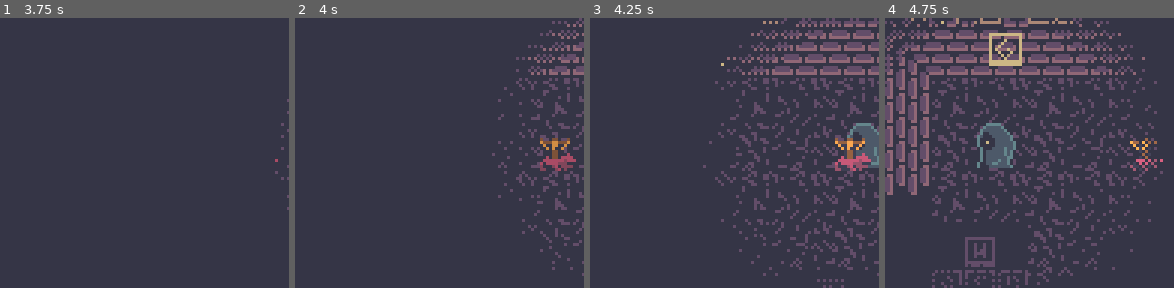
Above: before the commit, frames 1-4 (left to right).
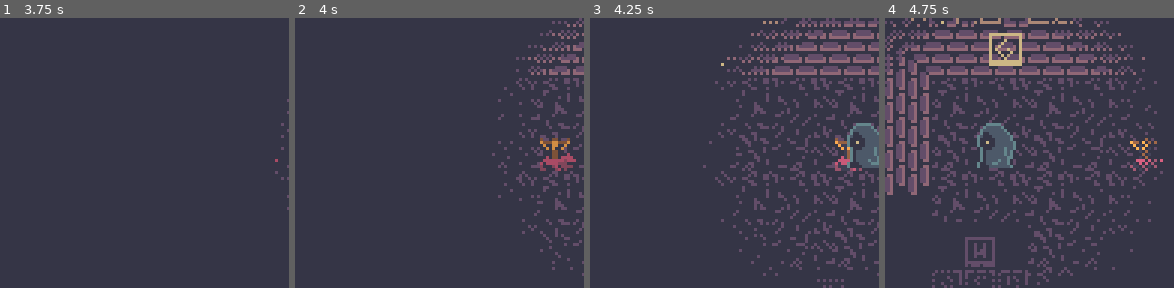
Above: after the commit, the same moments.

Repository: JoshuaKlot/gdg-game-jam-5
Game: Godot game, scene res://scene/game.tscn
Two runs of this game, one before a commit and one after it. Both use one fixed random seed, a clock stepped at 60 frames per second and the inputs below.
Inputs:
- Up to frame 1 (3.75 s): tap Enter at 0.5 s; hold D (p_right) 0.53-1.28 s; hold Space (p_cast) 0.53-1.28 s; hold S (p_down) 1.28-2.03 s; tap E (p_collect) at 1.35 s; hold D (p_right) 2.03-2.78 s; hold C (throw_toggle) 2.03-2.78 s; hold W (p_up) 2.78-3.53 s; tap Space (p_cast) at 2.85 s; hold A (p_left) from 3.53 s (still down); hold E (p_collect) from 3.53 s (still down)
- Up to frame 2 (4 s): keep holding A (p_left); keep holding E (p_collect)
- Up to frame 3 (4.25 s): keep holding A (p_left); keep holding E (p_collect)
- Up to frame 4 (4.75 s): keep holding A (p_left); release E (p_collect) at 4.28 s; tap C (throw_toggle) at 4.35 s
The pictures show only the part of the screen within x 9-59%, y 8-58%; the shares and areas given below are measured in that part.

Frames 1-2 are identical in both runs. In frame 3, 0.5% of the frame differs, in the area x 88-98%, y 44-56%; in frame 4, nothing differs.

Commit message:
remove y-sort

Diff:
--- a/scene/player.gd
+++ b/scene/player.gd
@@ -60,7 +60,6 @@
 
 func _physics_process(delta: float) -> void:
 	var move_vec := Vector2.ZERO if camera_shaking else Input.get_vector("p_left", "p_right", "p_up", "p_down")
-	z_index = floori(global_position.y)
 
 	_G.throwingDirection=facing_direction
 	if _G.throwing:
--- a/scene/torchfrog.gd
+++ b/scene/torchfrog.gd
@@ -33,7 +33,6 @@
 	_G.room_changed.connect(room_changed)
 
 func _process(delta: float) -> void:
-	z_index = floori(global_position.y)
 	# Sorry, not sorry
 	if !player:
 		player = get_tree().get_first_node_in_group("Player")
